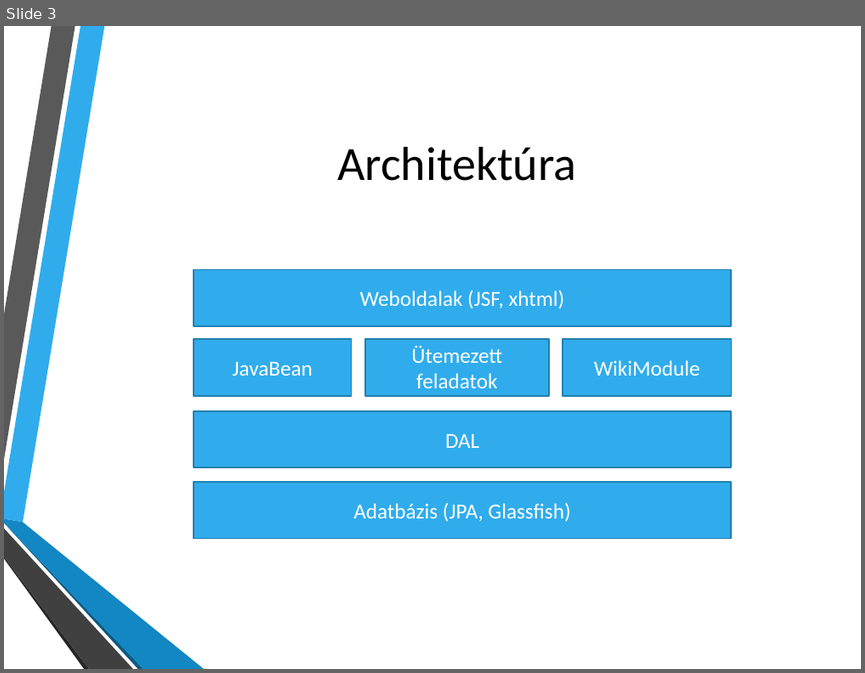
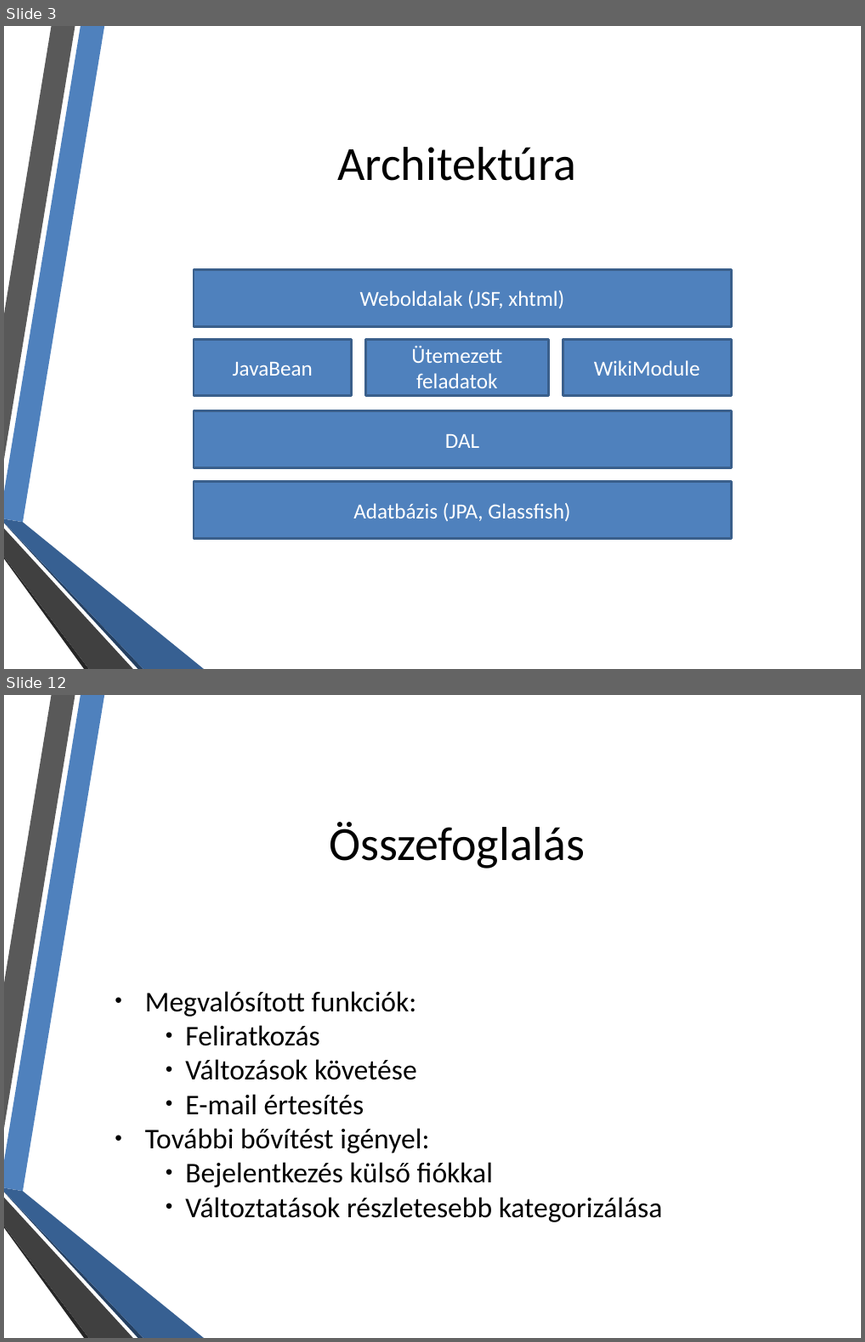
Before and after one commit to ldmnyblzs/FolloWiki, a slide deck: doc/FolloWiki.pptx. Shown one above the other, each under a label of ours: slide 3 before the commit, slides 3 and 12 after it; the slides between them are not shown. The pictures are 865x673 and 865x1342 pixels, drawn with LibreOffice and Linux fonts; fonts in the diff are those of the drawing; background and template pictures are left out. Boxes give left, top, right and bottom in pixels: in the first picture for what was removed or moved away, otherwise in the second. Text is boxed around its words. In the diff, an @@ line names an element or a change of style, - is before the commit and + after.

```diff
--- a/doc/FolloWiki.pptx
+++ b/doc/FolloWiki.pptx
@@ slide 12 added at bbox=[4, 695, 861, 1338], background picture (left out); not listed: 6 template elements that a slide beside it also shows @@
@@ text added at bbox=[329, 822, 585, 868], 40 pt, text #000000 @@
+Összefoglalás
@@ text added at bbox=[145, 991, 663, 1222], 24 pt, text #000000 @@
+● Megvalósított funkciók:
+      ● Feliratkozás
+      ● Változások követése
+      ● E-mail értesítés
+● További bővítést igényel:
+      ● Bejelentkezés külső fiókkal
+      ● Változtatások részletesebb kategorizálása
@@ slide 3 changed as well @@
@@ freeform shape at bbox=[4, 26, 104, 522]: fill #30ACEC to #4F81BD @@
@@ fill #30ACEC to #4F81BD; outline #247FAF 1.25 pt to #3A5F8C 2 pt in 6 elements at bbox=[194, 482, 731, 539], bbox=[194, 411, 731, 467], bbox=[365, 339, 549, 395], bbox=[562, 339, 732, 395], bbox=[194, 269, 731, 326], bbox=[194, 339, 351, 395] @@
@@ freeform shape at bbox=[4, 522, 143, 669]: fill #0C5A82 to #254061 @@
@@ freeform shape at bbox=[4, 519, 204, 669]: fill #1287C3 to #376092 @@
```
Also in this commit, not shown: 6 other slides changed, 4 other slides added, 1 slide removed.
